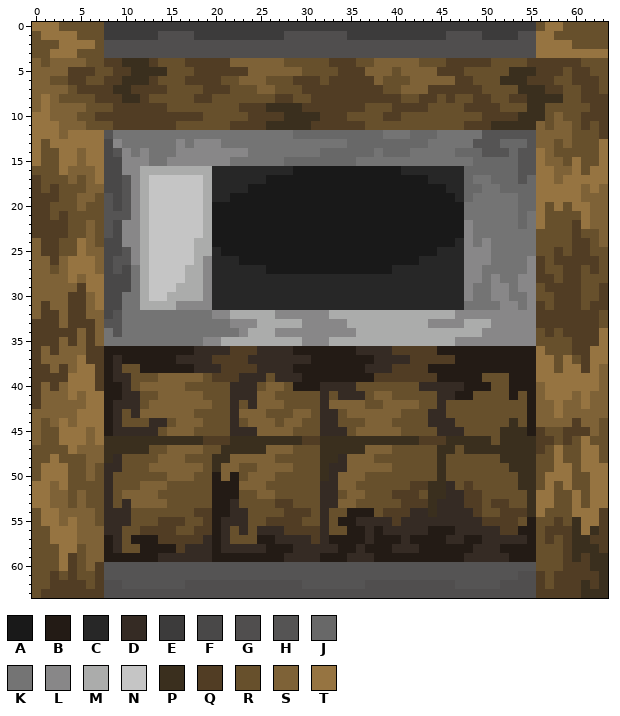
File history of a pixel-art sprite, textures/blocks/smoker_front_off.png. This is how it looked before the edit.
The file is 64x64 pixels. Colours within 5 levels of each other are drawn and written as one.
Palette (. is transparent): A #191919  B #231b15  C #272727  D #352b24  E #3c3b3b  F #494848  G #504e4e  H #555454  J #686868  K #747474  L #888788  M #abacab  N #c5c5c5  P #3a2f1e  Q #513d24  R #67502c  S #7e6237  T #967441
Pixels before (only the part around the change), first column x 0:
 0 TTTRRRRREEEEEEEEEEEEEEEEEEEEEEEEEEEEEEEEEEEEEEEEEEEEEEEERTTRRRRR
 1 RTTTTRRREEEEEEGGGGEEEEEEEEEEGGGGGGGEEEEEEEEEEEGGGGEEEEGGTTRRRRRR
 2 RRRTTTTRGGGGGGGGGGGGGGGGGGGGGGGGGGGGGGGGGGGGGGGGGGGGGGGGTTTTRRRR
 3 RRTTTRRRGGGGGGGGGGGGGGGGGGGGGGGGGGGGGGGGGGGGGGGGGGGGGGGGTTTTTTTT
 4 SRSSSSRRQQPPPQRRRQQQQQSSSSSSRRRRRQQQRRSSSSSRRRQQQQQRRRRQQQQQQRRR
 5 SSSSQQQRRQQPPPPRRRQQQQQQSSSSSSRRRRQQQSSSRSSSSQQQRRRRRPPPQQQRQQRR
 6 SSRRQQRRQQPPPQRRRQQQQRRSSSRRRQQQRQQQQQSRRRSSSSSQQRRRPPPQQQRRQQQR
 7 SSSSRQQQQPPQQQQRRRRQQQRRRSSRRRQQQQQQQQQRRSSSQQQQQQRRRRPPPQQRRQQR
 8 STSRRRRQQQPPQRRRRRQQRRRRRRRQQRRQQQQQQQQQQRRQQRQRRQQRRQQPPPPRRQQQ
 9 STSSSSRRRQQQQQQRRRRRRRRQQQPPPPQQQQQQQRRRQQQQRRRRQQQQRRRPPRRRRRQQ
10 TTSSSRRQQQQQQQQQQQQRRRRRQQQQPPPPQQQRRRRQQRRRRRRRRRQQQQPPPRSRRQQQ
11 TTTSSSRRRQQQQQQQRRRRRRQQQQPPPPPQQQQQQRRRRRRRRRRRQQQPPPPPSRSSRQRQ
12 TTTSTTTTHKKKKKKKKKKKKKKKKKKKKJJJJJJJJJJKKKJJJKKKKKHHHHHHSSSSRRRQ
13 TRTTTTTTFLKKKKKKLKLLLKKKKKKKKKKKKKKJJJJJJJJJKKKKKHHHJJJHSSRSRRRT
14 TRRTTSTTFHLKLKKKLLLLLLLLKKKKKKKKJJJJJJKJJJKKKKKJJJHHHJHHTSRRRRRT
15 TRRTTSTTFFLLLKKLLLLLLLKKKKKKJJJJJJJJKKKKKKKKKKKKKJJJJJHHTSSRTRRT
16 RRRTSSSTFFLLMMMMMMMMCCCCCCCCCAAAAAAAAAAAACCCCCCCJJJJJJHHTTSSTRTT
17 QRRRSRSTFFHLMNNNNNNMCCCCCCAAAAAAAAAAAAAAAAAACCCCJKKJJJHJTTSTTTTT
18 QRQRRRSSFFHLMNNNNNNMCCCCAAAAAAAAAAAAAAAAAAAAAACCJJKKJJJJTTTTTSTS
19 QQQRRSSRHFHLMNNNNNNMCCAAAAAAAAAAAAAAAAAAAAAAAAACJKKKKKJJTTTTTSSS
20 QQRRRSRRHFHLMNNNNNNMAAAAAAAAAAAAAAAAAAAAAAAAAAAAKKKKKKJJTRTRTTSS
21 QQRQRRRRHHHLMNNNNNNMAAAAAAAAAAAAAAAAAAAAAAAAAAAAKKKKKKJKTRRRRTSS
22 QQQQRRSRHFLLMNNNNNNMAAAAAAAAAAAAAAAAAAAAAAAAAAAALKKKKKJKTRRRQTSS
23 QQQQRRSRHFLLMNNNNNNMAAAAAAAAAAAAAAAAAAAAAAAAAAAALKKKKKKKRRRRQRRS
24 SQQRRTSRFFLLMNNNNNMMAAAAAAAAAAAAAAAAAAAAAAAAAAACLKLKKKKKRRRRQQRS
25 SQQRRTSSFFHLMNNNNNMMCAAAAAAAAAAAAAAAAAAAAAAAACCCLLLKKKKKRRQRQQRR
26 SSQSTTTSFHHLMNNNNNMLCCCAAAAAAAAAAAAAAAAAAAACCCCCLLLKKKKLQRQQQQQR
27 SSRSTTTSFHFKMNNNNMMLCCCCCCAAAAAAAAAAAAAACCCCCCCCLLKKKKKLQRRQQRQR
28 SSSSTSTTFFFKMNNNNMMLCCCCCCCCCCCCCCCCCCCCCCCCCCCCLLKLKKLLQQRQQRRR
29 SSSSSQTTFFFKMNNNMMMLCCCCCCCCCCCCCCCCCCCCCCCCCCCCLKKLLKLLRQQQQRRQ
30 SSSSQQSTFFKKMNNMMMMLCCCCCCCCCCCCCCCCCCCCCCCCCCCCLKKLLKKLRRQQQRRQ
31 SQSSQQSTFFKKMMMMLLLLCCCCCCCCCCCCCCCCCCCCCCCCCCCCKKKKLLKLQRQQQRQQ
32 SQQSQQSSFHKKKKKKKKKKLLMMMMMLLLLLLMMMMMMMMMMMMMMLLLLLLLLLQQQQQQQR
33 QQQSQQQSHHKKKKKKKKKKKKLLLMMMMMLLLLLMMMMMMMMMLLLLMMMLLLLLQQQQQQQR
34 QQQQQSQSKHKKKKKKKKKKKKKLMMMLLLLLLLLLMMMMMMMMMMMMMMLLLLLLRQRQQQQT
35 QQQSQSQSKKKKKKKKKKKLLMMMMMMMMMLLLMMMMMMMMMMMMMMLLLLLLLLLRRRRQQQT
36 QSQSSSQQBBBBBBBBBBDDDDQQQDDDDBBBBBBBDDDDQQQQQBBBBBBBBBBBTRRRQQTT
37 QSSSSTQQBDBBBBBBDDDDQQQQDDDDDDDBBBBBBBDDDDQQQQQBBBBBBBBBTTRTRQTT
38 QQSQSTTQBDRRBBBBBBDDDQQQQDDDDBBBBBBBBDDDQQQQBBBBBBBBBBBBTTRTTQTS
39 QQQQTTTQBDDRRRSSSSSRQQQDDDRDDDBBBBBBBBQQQQQQQBBBBBRRRBBBTTTTTTTS
40 QSQSTTTQBBDRSSSSSRRRRRDDDRSSRBBBDDDDRRRRRRRDDDDDBBBRRBBBSTTTTTTS
41 QSSSTSTTBBDDRRSSSSSRRRDDDSSRRRRRDRDDDRSSRRRRRDDBBRRRRBRBSTTTSTSS
42 QSSSSSTTBDDDRSSSSSSSRRDRDSSSRRRRDSSSSRRSSSSRRDRRRRRRRRRBSSTSSTSS
43 SSSSSTTTBDRDSSSSSSRRRRDSSSRRRSSRDDRSSSSSSRRRDDRRRRRRRRRBSSTSSSSS
44 SRSTSTTTBDRRRDDRSSSRRRDRSSSRSSRRDDRRRSSSRRRRDDDRRRRRRPRBSSSSQSSR
45 SRRTTTSTBDDDDDRSSSRRRRDDDSSSSRRRDDDRSSSSSRRRRDDDRRRRPPPBQRRQQQSR
46 SRRTTTSTPPPPPPPPPPPQQQPPPPPPPPQQPPPPPPPPPPPQQQPPPPPRPPPPQQRQRTRR
47 RRRRTSSSPPPPPRRSSSSRRPPPPPSSSRRRPPPPPSSSRRRRRPPRPPPPPPPPQRTRRTTR
48 RRTRRRSSPDRRRRSSSRRRPPSSSSSRRRRRPPDSSSRRRRRRRPRRRRRRPPPPRRTRRTTR
49 RTTTRRSRDDRRRSSSSSSRPSSRRSSSSRRRPDDSSSSSRRRRRPRRRRRRRPPPRRTTRTTT
50 RTTTRRSRDRRRRRRSSSRRBSBRSSSRRRRRPDSSSRRRRRRRRPRRRRRRRRPPRTTTRRTT
51 TTSTRRRRDRRRSSSRRRRRBBBSSSRRRRRRDDSSRRRRRRQQPPDRQRRRRRPPRTRTRRTT
52 TTSSRSRRDRSSSSRRRRRRBBBRRSSRRRRRDDRSSRRRQQQRPPDDQQRRRRRPTTRRTRTT
53 TTSSRSRRDRDSSSSRRRRRBBDRRRRQQRRRDDSSRRRRRQQQPDDDQQRQQRRPTTRRTRTT
54 RTTSSSSRDDDRRRRRRRQQBBDDRRRRQQQRDRRBBBRQQQDDPDDDDQRRQQQPTRRRTTTQ
55 RTTSTSSRDDDRRRQQQRRQBDDDRRQQQQRRDRBBDDDDQDDDDDDDDDQQQQRBRRQRPTTQ
56 RRTTTSSSDDRRQQQQRRQQBDRDRDDDQQQQDRRBBDBDDDDDBBBDDDDDQQBBRQQQPTPQ
57 RRTTTSSSBDRBBBQQQQQDBDRRRBBDDDDQDBBBBDBBBDBBBBDDBBDDDDDBRQRQPPQQ
58 RRRTTRSSBDRRBBBBQDDDBDDDDDBBBDDDDDBBDBBBDDDBBBBBBDDDBBBBRRRQPPPQ
59 RRRTQRSSBBBBBBDDDDDDBBBBBBBBDDDDBBBDDDBBBBBBBBBBDDDDDBBBRRRQPQPP
60 RRRTQRSQHHHHHHHHHHHHHHHHHHHHHHHHHHHHHHHHHHHHHHHHHHHHHHHHRRRQQQPP
61 RRQRQRRQHHHHHHHHHHHHHHHHHHHHHHHHHHHHHHHHHHHHHHHHHHHHHHGGQRQQQQQP
62 RRQQQQRQGGHHHHHHHGGGGGGGGGGGGGHHHHHHHGGGGGGGGGGHHHHHGGGGQRQQQPQP
63 RQQQQQQQGGGGGGGGGGGGGGGGGGGGGGGGGGGGGGGGGGGGGGGGGGGGGGGGQQQQQPPP
The result:
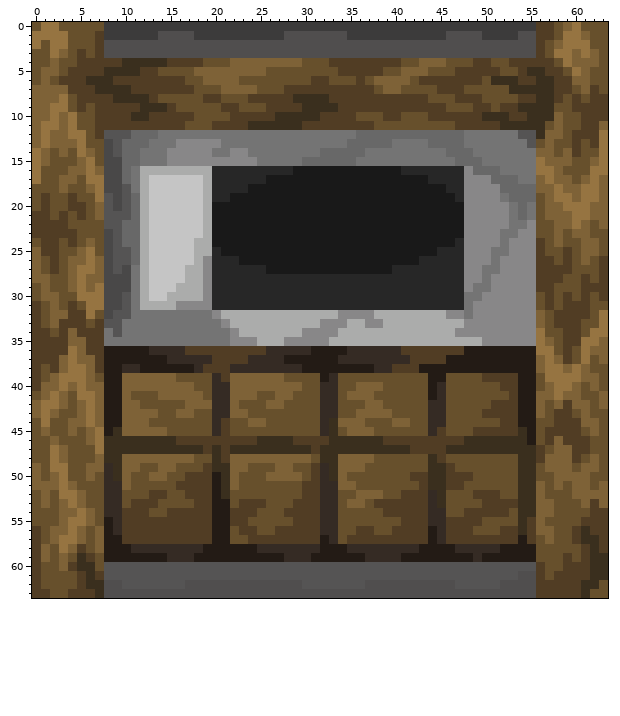
From old to new:
Changed rows in their new state; - is an unchanged pixel.
first column x 0:
 0 R-------------------------------------------------------QQRST---
 1 T---R--Q------------------------------------------------QQ-TTS--
 2 T-T-RRRQ------------------------------------------------QRS-TT--
 3 ---SRQ-Q------------------------------------------------QR--S-SR
 4 R--RRQQQ-----PPQQ--RRR------SS------QQQQQRRSSSRRR----QQ---RTSSS-
 5 R--R---QPPP-QQR---SSSSSS--RRRR-------QQR----RRR-QQQQ-RQ-P---TS--
 6 R--Q--PPP-QQQ-QQQRRSSSSRRR---RR-QRRR-R-SSSRQQQQ--Q-P--Q-PPQQSSR-
 7 ----Q--PP------QQQ-RRSSSSRR-QQ--------RSSRRRR---RR---P---P-Q-S--
 8 -S-T-QQ--P--PQ----R-Q---QQQ--PPPP--------QQ-R-RQQ-R--R-Q--Q-QR--
 9 -STTRQ-QQ---PPPQ-----QQRRRQQQQPPPP---QQQ----QQ--R--RQQP--P--QQ--
10 SST-T------PP-----R---QQ---P-------Q--------QQQQQQPPP-Q--P------
11 S---TR-QQ-------Q---QQ--PP----Q------Q---------Q---Q----P--R--QS
12 S-S---RQ-HHJJJ---------------KKKKKKK---JJJ---JJJ--KKKK--P--RQQQT
13 STSSS-RR-HJJJ----L----------------------KKKKJJJJ-KKKKKK-R--RQ-Q-
14 -S-SRTSR--JJK--L----KK---------------K-KKK----J--KKKKKKKS--SQ---
15 -S-RR--R--JJK---------LLL---KK-----------------JJ-KKKKKK---SR-S-
16 T--R--TS--JK------------------------------------L---KKKK---RR---
17 T--S--T---JK------------------------------------LLL---KKS--SRS-S
18 R-RS---T---K------------------------------------LLLL----SS-SST--
19 R-R-QRRT---J------------------------------------LLLL-J--RS--STT-
20 R---QQ-S---J------------------------------------LLLLL--KRSST----
21 -----Q-S---J------------------------------------LLLLL---RSSST---
22 ------R--HJJ-------------------------------------LLLL-KLR-SSTSR-
23 ----Q-R-FHJJ-------------------------------------LLL--LL--S-SS-R
24 R---QR---HJJ-------------------------------------L-L-LLLQ-S-RSSR
25 -----STR-H-J-----------------------------------------LLLQ-RQRSS-
26 -R-RSS-----J----------------------------------------LLL--QR-RSRQ
27 -RQRS-----------------------------------------------LLL--QQ-R-RQ
28 --RRSTSS--------------------------------------------LL----QRRQ-Q
29 R-RR-TS----------------------------------------------L--Q-RRRQQ-
30 R--RRTT---H-------------------------------------K-L--LL--QR-RQ--
31 QR-R-RT---H--------------------------------------LLL--L-RQR--QRR
32 QRS---TR--H----------M-----MMMMMM-LLLL--------L-K-------SR----RT
33 -RSQ--RQ-------------LMMM-----MM-----LL-----MMMMLLL-----SR---RRT
34 --R-SQ-Q--------------LM---MMM----MM-----------LLL------TR---RT-
35 ---QS--Q-----------KKKLLL---LL-----------------MMM------TS-Q-TTS
36 -Q-QT--------DDDDQQQQQ---Q---DD----D----D----QQQ---------T-QRTSS
37 -QQ-TSS--B-----D------------BBB---DDDD--------B---------S-SQ-TRS
38 -RQST-S--BDD-------QQ-DDD----D-------B-----B------------S-TS-SRR
39 -RST--SR-BSSSS--RRR-D-SSSSSSRRRR-DRRRRRRRRRRB-RRRRQQQQ--R----SSR
40 --STS-SS--SS-----S--DDSSSS--SSRR--RRSSS----RB-RRRRR-QQ--RS--SRSR
41 R-T-RT-S--SR--------DDSSSRRSS----DRSSSRR----B-RRR----QB--S-S-RR-
42 STT-R--S-BSS-RRRR---DDS-RR-------DRRRSSRRRR-D------QQQB--RSQ-SR-
43 -T-RRS-S-BSS--RR----DDS-RR---RR----R----R---------QQQQB--RQQR-RR
44 RTRR-S-S-BSSSRR-RRR-DQR---R-RR---PSSSRRRSS----R-----QQB-RRQQ----
45 RS-RSR---PSSSSSRRR--DQRRRRRRR----PRS--RRR---DQRR-QQQQQ--RQQ--R--
46 R-SRRR----------QQQ---QQQ----Q--Q------QQQQ---QQ---P---BR-S-QQ--
47 --TSRRRT-----PPPPPPQPQ----PPPPPQ-----PPPPPQQQQ-P----------SSQQR-
48 ---S--R--PSSSS---S---Q-----SSSS---S---------PQ------RR--QSSSQRS-
49 SR-----S-PSS-R--RRRQ-P-S-RR----QDPS--RRR----P-Q------R---SSS-SSR
50 SRS------PS--SSRRQQQ-PS-RR-SSS-QDP-RR-----QQP-QQQ--------RSSSSRR
51 SS--S----DS-RRR-QQQQ-PSRRR----QQ----------R---QQR-------SRSRSSRS
52 RSRTT----DRRRQQ--QQQ-PR--RR---QQ---R-SS-R--QD-RRR-QQ--P-SR--SSSS
53 RSR-T----DRQQQR---QQ--RQQQ-RRQQQ--R-S-QQQ---DPRRRRQ--QP-SS--RSQS
54 -RR--T----QQQ--QQQ----QQQ------Q-D-RRR----QQD-RRQ-QQ-RP-SS--RRQ-
55 -RR--T--B-QQQQ---QQ--BQQ--RRR-QQ-DRRRRRRRQQQ--QQQQRRRRPQS-R-RQQ-
56 Q-SS--R-B-QQ----QQ---B-QQRRQ-----D-RQQRRQQQQ-DQQQRRR--PQSSRRQPQ-
57 Q-S---R--BQQQQ-----Q-B--QQQQQQQ-BDRQQQQQQQQQ-DQQQQQQQQBQ-S-RQ-P-
58 QS--SQR--BBDDDDDD--B-BBBB-DDD---BB-D-DDD-------DD----------RRQ--
59 QS-SRPQR------B---BB-----------B---BB-DDD-------B-BBB-------R---
60 Q--S-PPR------------------------------------------------Q-------
61 Q-R-RQP-------------------------------------------------------P-
62 Q-RRR-PP-------------------------------------------------Q----PR
63 Q-RR---P------------------------------------------------------RR
